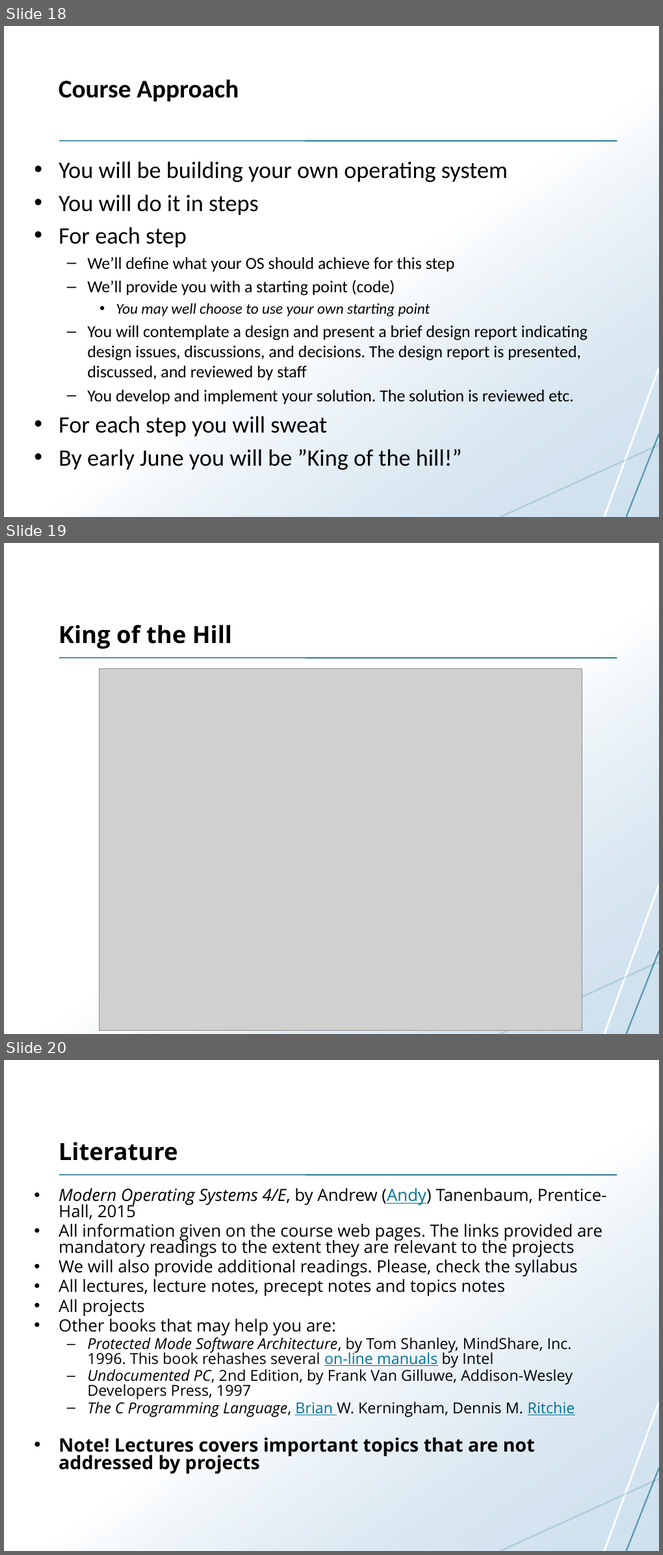
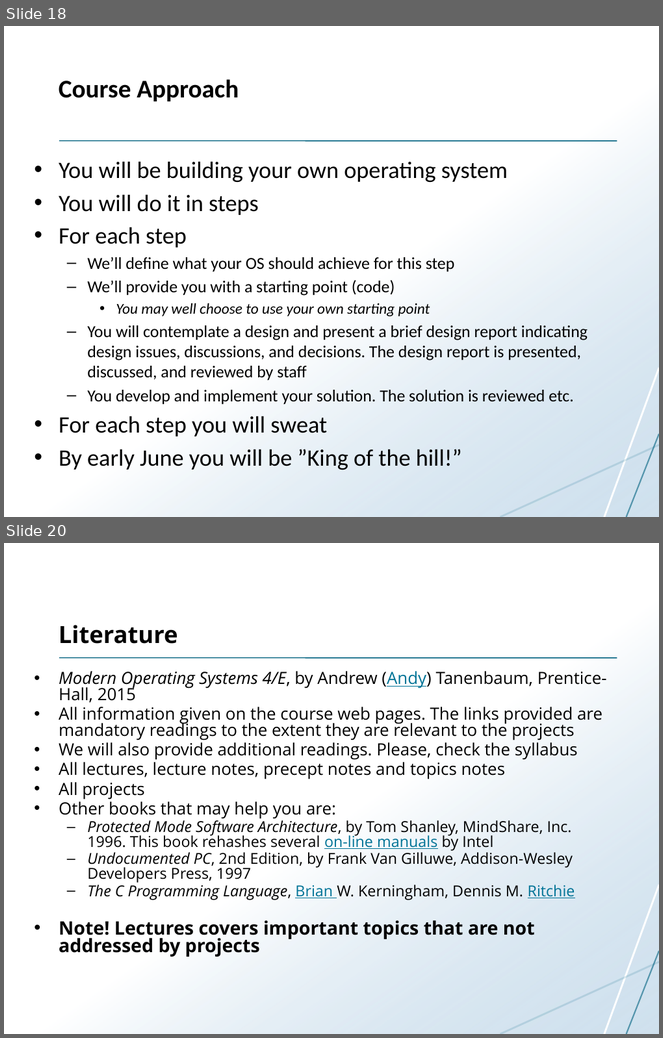
Before and after one commit to uit-inf-2201-s18/uit-inf-2201-s18.github.io, a slide deck: lectures/01-introduction.pptx. Shown one above the other, each under a label of ours: slides 18, 19 and 20 before the commit, slides 18 and 20 after it; the slides between them are not shown. The pictures are 663x1555 and 663x1038 pixels, drawn with LibreOffice and Linux fonts; fonts in the diff are those of the drawing; grey boxes stand for pictures. Boxes give left, top, right and bottom in pixels: in the first picture for what was removed or moved away, otherwise in the second. Text is boxed around its words. In the diff, an @@ line names an element or a change of style, - is before the commit and + after.

```diff
--- a/lectures/01-introduction.pptx
+++ b/lectures/01-introduction.pptx
@@ slide 19 removed at [4, 543, 659, 1034], background #FFFFFF; not listed: 5 template elements that a slide beside it also shows @@
@@ title removed at [59, 625, 232, 649] @@
-King of the Hill
@@ picture removed at [100, 669, 582, 1031] @@
```
Also in this commit, not shown: 1 slide added, 1 other file.
